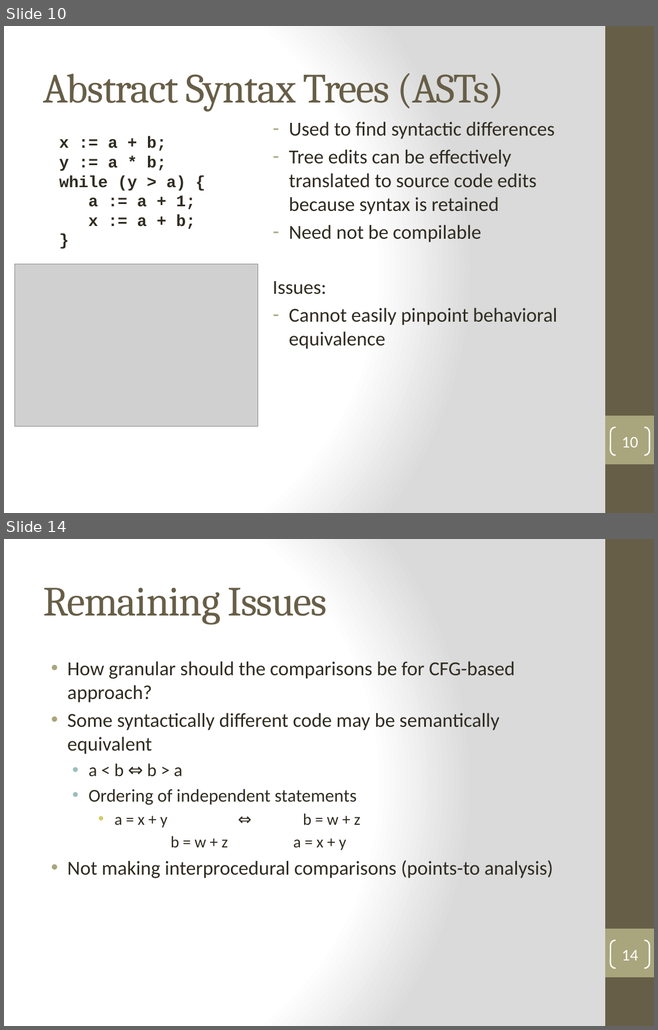
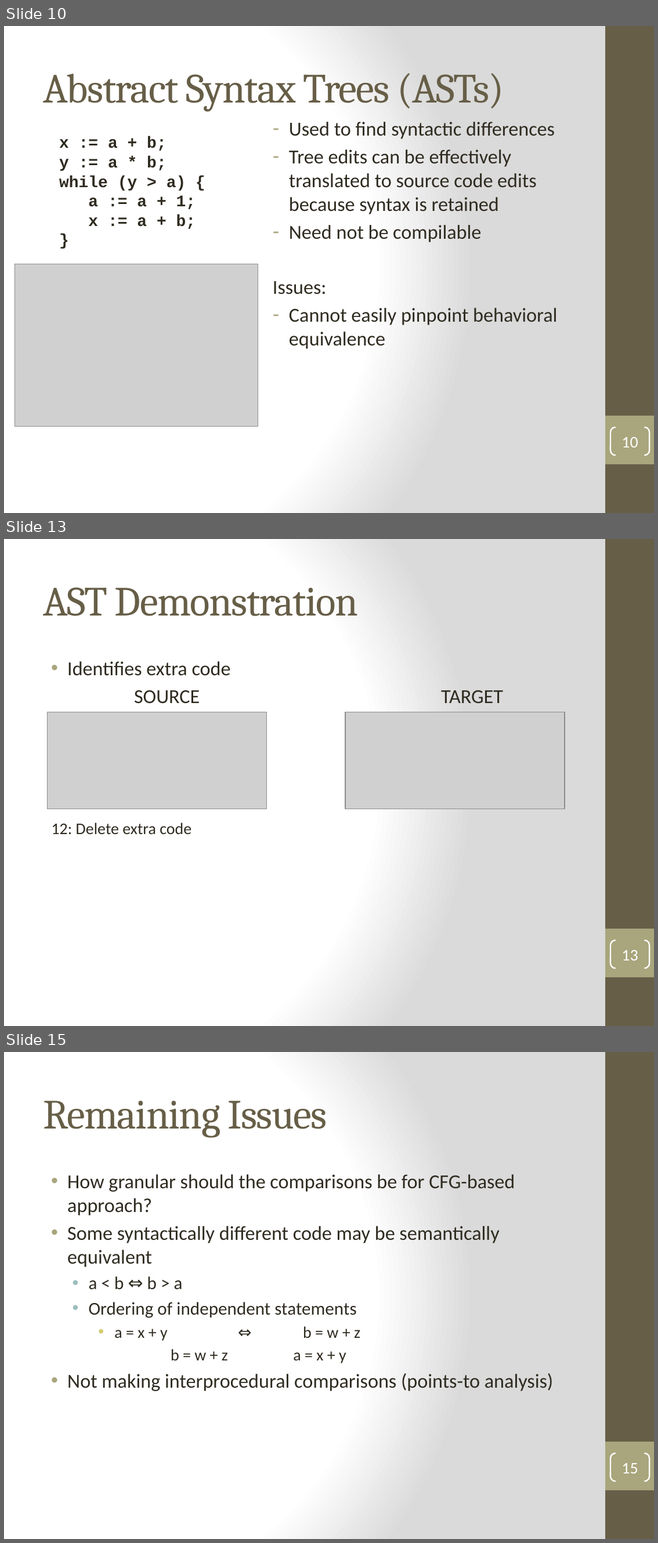
Before and after one commit to SuitAndThai/Graph-Matching, a slide deck: Documents/Winter Presentation.pptx. Shown one above the other, each under a label of ours: slides 10 and 14 before the commit, slides 10, 13 and 15 after it; the slides between them are not shown. The pictures are 658x1030 and 658x1543 pixels, drawn with LibreOffice and Linux fonts; fonts in the diff are those of the drawing; grey boxes stand for pictures. Boxes give left, top, right and bottom in pixels: in the first picture for what was removed or moved away, otherwise in the second. Text is boxed around its words. In the diff, an @@ line names an element or a change of style, - is before the commit and + after.

```diff
--- a/Documents/Winter Presentation.pptx
+++ b/Documents/Winter Presentation.pptx
@@ slide 13 added at [4, 539, 654, 1026], background gradient #FFFFFF to #DADADA; not listed: 2 template elements that a slide beside it also shows @@
@@ title added at [43, 587, 358, 616], 46 pt, text #675E47 @@
+AST Demonstration
@@ text added at [67, 661, 503, 704], 22 pt, text #2F2B20 @@
+• Identifies extra code
+SOURCE TARGET
@@ picture added at [48, 712, 267, 809] @@
@@ picture added at [345, 712, 565, 809] @@
@@ text added at [52, 823, 191, 834], 18 pt, text #2F2B20 @@
+12: Delete extra code
@@ page number added at [610, 940, 649, 968], outline #FFFFFF 1.5 pt, 18 pt, text #FFFFFF @@
+13
@@ what was slide 14 is now slide 15 @@
@@ page number at [621, 1463, 637, 1474]: text changed @@
-14
+15
```
Also in this commit, not shown: 4 slides changed, 2 other slides added, 2 slides removed.
